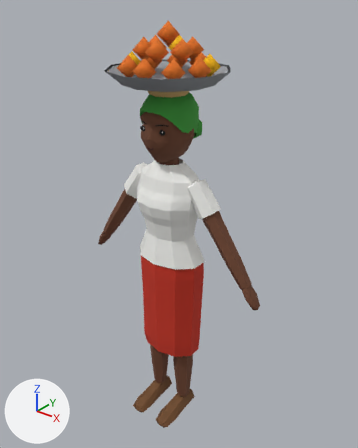
An edit to the glTF model apps/client/public/assets/shared/chr/chr_hawker_a.glb, drawn before and after from the same camera.
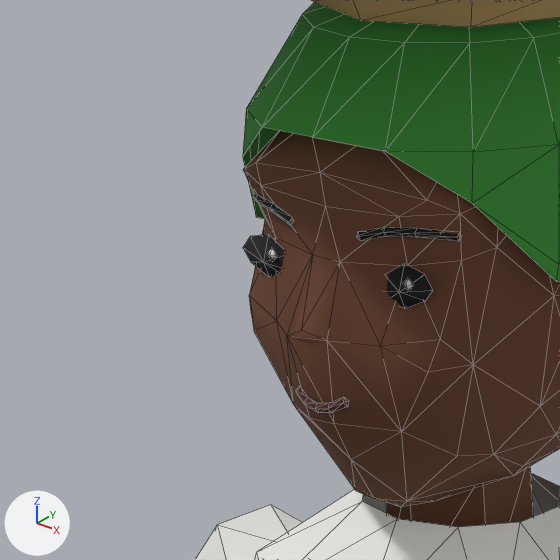
Each version is shown whole from a 50 mm lens placed at (1.288, -1.546, 1.07), pointed at (0.007, 0.056, 0.077), then close up on the part from 30% to 51% of the width and 21% to 38% of the height. Lighting does not change. The marker at lower left points along +X, +Y and +Z. The last two pictures show the newer version. The close-ups show mesh edges as thin lines. Vertices at exactly the same position are counted once.

In view in the first close-up: 'body'.
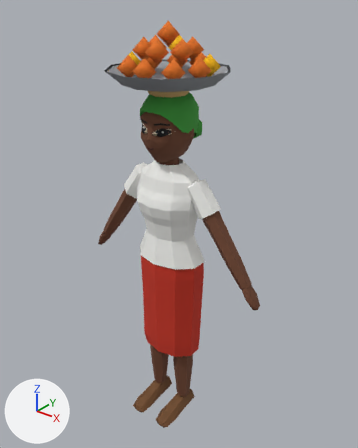
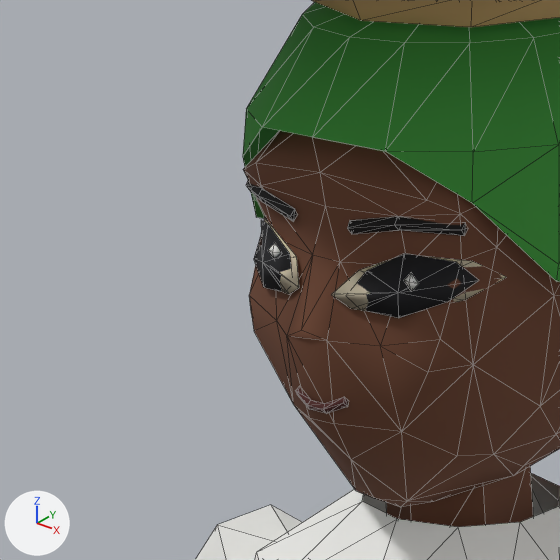
Boxes [x1, y1, x2, y2] around the edits, measured in the close-ups (560 x 560 px; the box of a moved part takes in the faces that stretch with it):
part 1 of me_body, added
    after: [254, 220, 292, 292]
part 2 of me_body, moved or reshaped
    before: [243, 192, 459, 413]
    after: [246, 181, 506, 413]

The change, as a diff of the scene's bpy script:
```diff
--- a/apps/client/public/assets/shared/chr/chr_hawker_a.glb.py
+++ b/apps/client/public/assets/shared/chr/chr_hawker_a.glb.py
@@ me_body @@
 # used by ob_body; location = (0.0, 0.0, 0.0)
-me_body.from_pydata(...)  # 956 vertices, 1628 faces; spans x -0.48..0.48, y -0.25..0.25, z -0.95..0.94
+me_body.from_pydata(...)  # 964 vertices, 1636 faces; spans x -0.48..0.48, y -0.25..0.25, z -0.95..0.94
+# me_body part 1: the loose piece of 10 vertices spanning x -0.07..-0.03, y -0.11..-0.1, z 0.53..0.56 is copied, and the copy is multiplied about its middle by the matrix ((1.444, 0.796, 0.065), (-0.795, 1.421, 0.267), (0.073, -0.265, 1.627)); it spans x -0.08..-0.02, y -0.12..-0.08, z 0.53..0.56
+# me_body part 2
+# 46 vertices are removed from x -0.07..0.07, y -0.12..-0.09, z 0.47..0.58
+# 133 faces are deleted
+# 7 vertices move from x -0.06..0.04, y -0.11..-0.1, z 0.55..0.57 to x -0.05..0.05, y -0.11, z 0.55..0.58
+# 44 vertices are added at x -0.09..0.09, y -0.12..-0.06, z 0.53..0.58
+# 125 new faces join them
 me_body.materials.append(mat_body)
```
